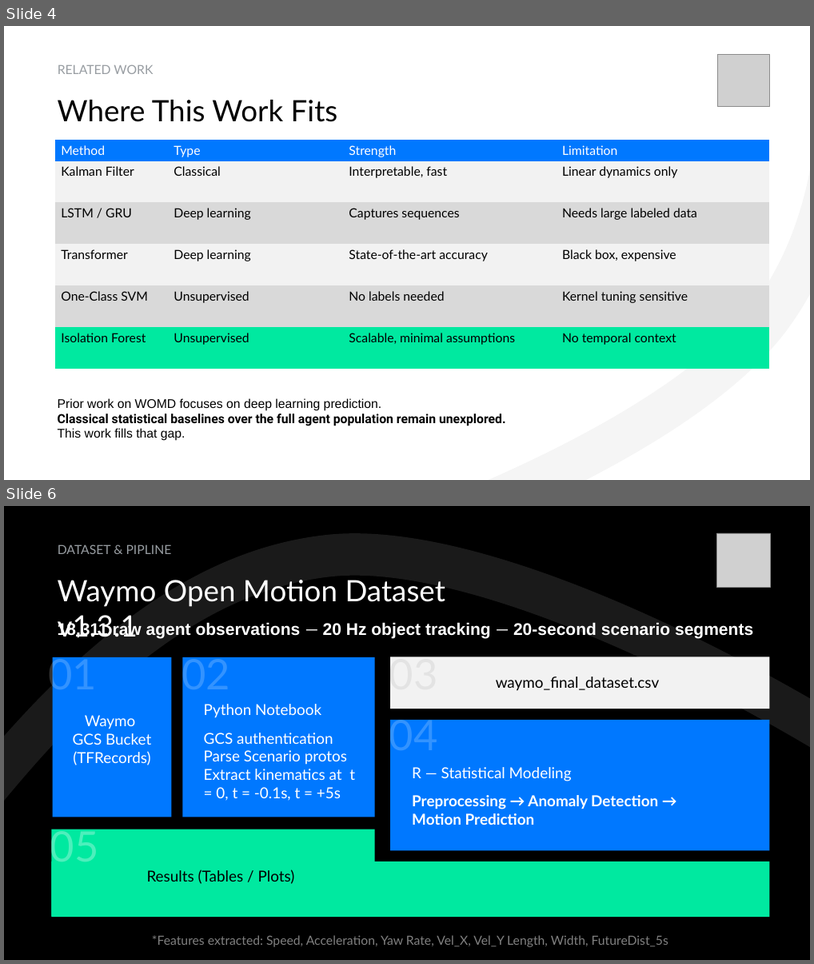
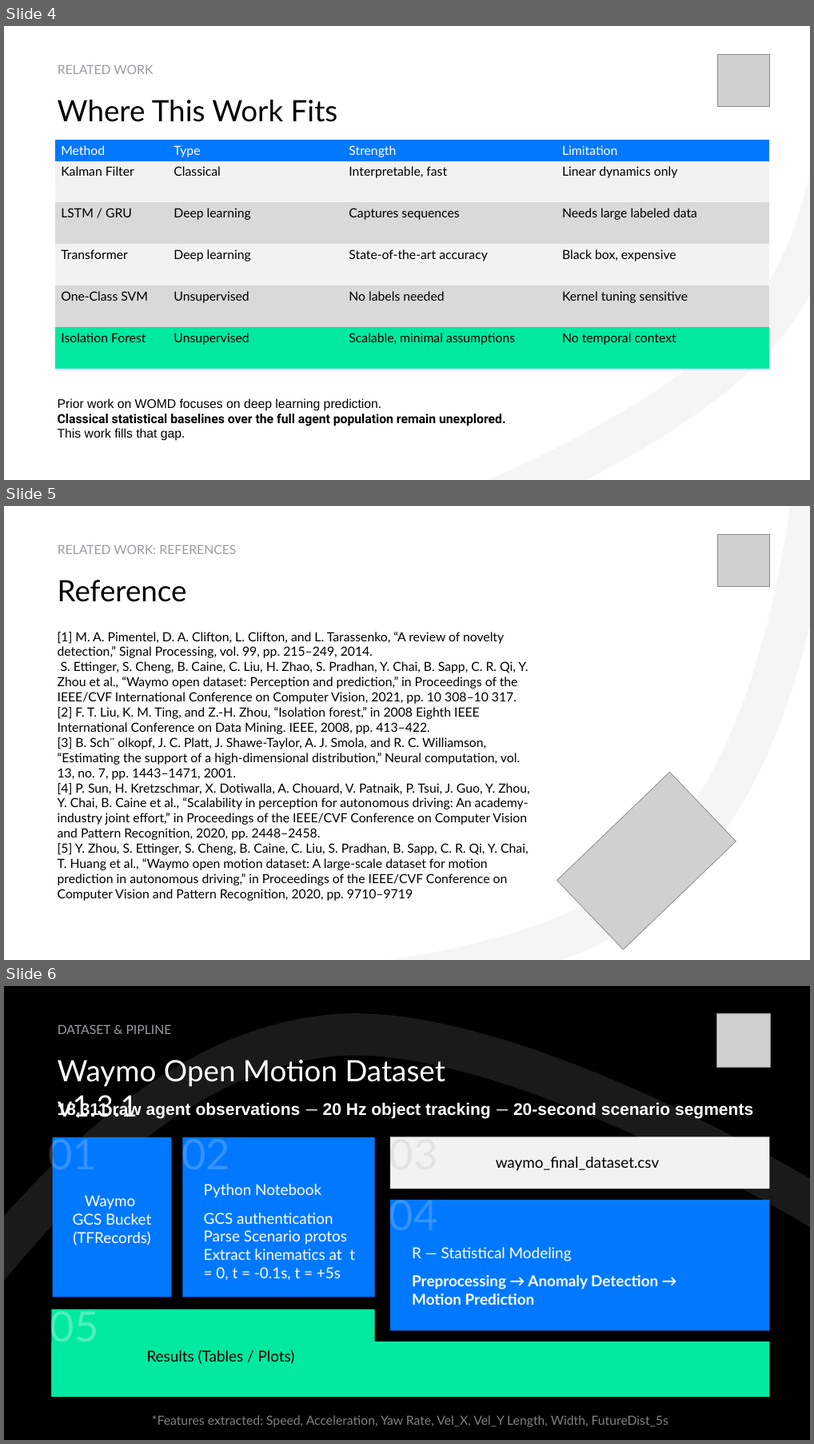
Before and after one commit to pstepanovum/womd-unsupervised-anomaly-detection, a slide deck: docs/presentation/Unsupervised Statistical Learning for Kinematic Anomaly Detection in Autonomous Driving Scenarios.pptx. Shown one above the other, each under a label of ours: slides 4 and 6 before the commit, slides 4, 5 and 6 after it; the slides between them are not shown. The pictures are 814x964 and 814x1444 pixels, drawn with LibreOffice and Linux fonts; fonts in the diff are those of the drawing; grey boxes stand for pictures. Boxes give left, top, right and bottom in pixels: in the first picture for what was removed or moved away, otherwise in the second. Text is boxed around its words. In the diff, an @@ line names an element or a change of style, - is before the commit and + after.

```diff
--- a/docs/presentation/Unsupervised Statistical Learning for Kinematic Anomaly Detection in Autonomous Driving Scenarios.pptx
+++ b/docs/presentation/Unsupervised Statistical Learning for Kinematic Anomaly Detection in Autonomous Driving Scenarios.pptx
@@ slide 5 added at box(4, 506, 810, 960), background #FFFFFF @@
@@ freeform shape added at box(4, 506, 810, 960), outline #000000 50 pt @@
@@ title added at box(58, 545, 236, 554), 15 pt, text #989DA2 @@
+RELATED WORK: REFERENCES
@@ picture added at box(718, 535, 770, 587) @@
@@ text added at box(58, 580, 187, 602), 35 pt, text #000000 @@
+Reference
@@ text added at box(58, 632, 530, 900), 15 pt, text #000000 @@
+[1] M. A. Pimentel, D. A. Clifton, L. Clifton, and L. Tarassenko, “A review of novelty detection,” Signal Processing, vol. 99, pp. 215–249, 2014.
+S. Ettinger, S. Cheng, B. Caine, C. Liu, H. Zhao, S. Pradhan, Y. Chai, B. Sapp, C. R. Qi, Y. Zhou et al., “Waymo open dataset: Perception and prediction,” in Proceedings of the IEEE/CVF International Conference on Computer Vision, 2021, pp. 10 308–10 317.
+[2] F. T. Liu, K. M. Ting, and Z.-H. Zhou, “Isolation forest,” in 2008 Eighth IEEE International Conference on Data Mining. IEEE, 2008, pp. 413–422.
+[3] B. Sch¨ olkopf, J. C. Platt, J. Shawe-Taylor, A. J. Smola, and R. C. Williamson, “Estimating the support of a high-dimensional distribution,” Neural computation, vol. 13, no. 7, pp. 1443–1471, 2001.
+[4] P. Sun, H. Kretzschmar, X. Dotiwalla, A. Chouard, V. Patnaik, P. Tsui, J. Guo, Y. Zhou, Y. Chai, B. Caine et al., “Scalability in perception for autonomous driving: An academy-industry joint effort,” in Proceedings of the IEEE/CVF Conference on Computer Vision and Pattern Recognition, 2020, pp. 2448–2458.
+[5] Y. Zhou, S. Ettinger, S. Cheng, B. Caine, C. Liu, S. Pradhan, B. Sapp, C. R. Qi, Y. Chai, T. Huang et al., “Waymo open motion dataset: A large-scale dataset for motion prediction in autonomous driving,” in Proceedings of the IEEE/CVF Conference on Computer Vision and Pattern Recognition, 2020, pp. 9710–9719
@@ picture added at box(558, 772, 737, 950) @@
```
Also in this commit, not shown: 2 slides changed, 1 other slide added, 1 slide removed.
